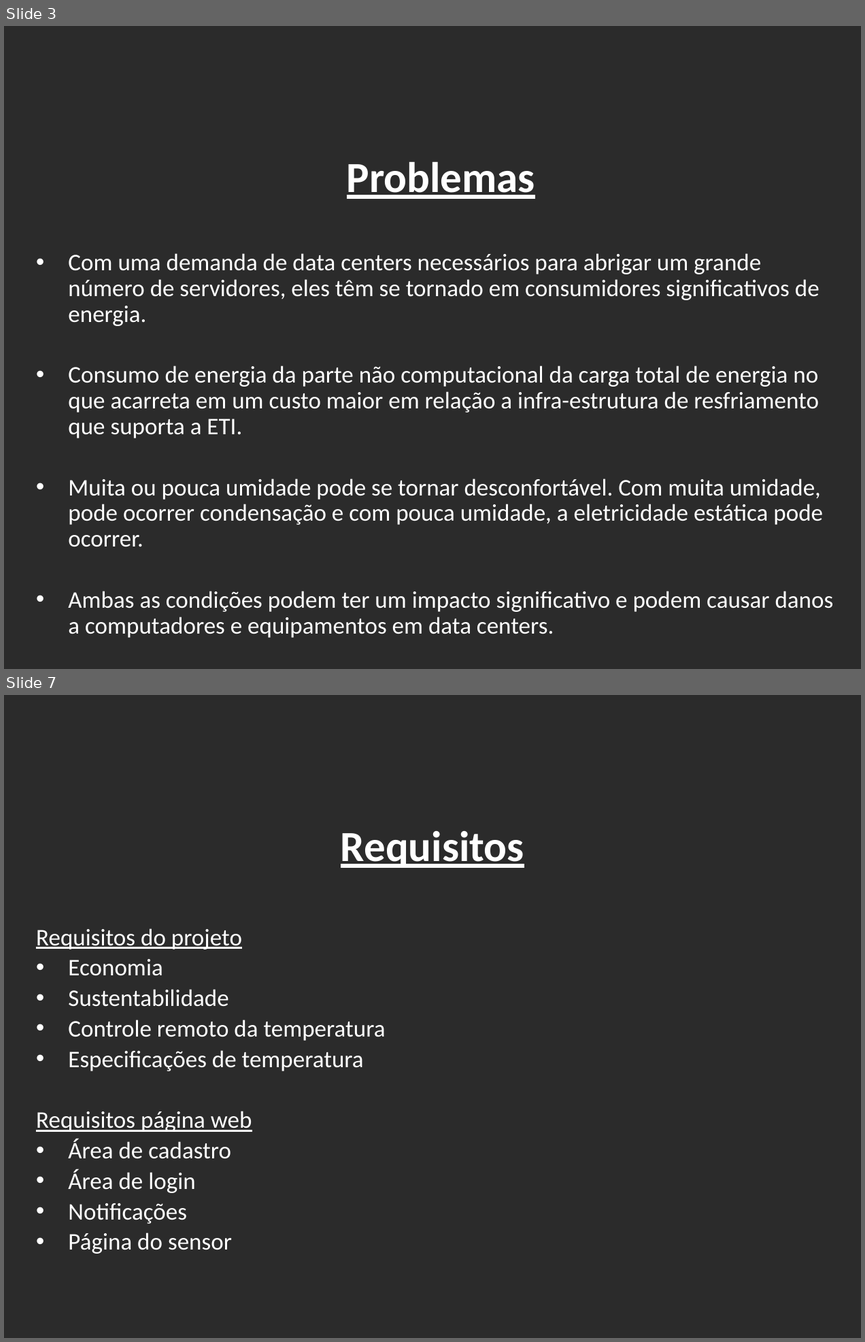
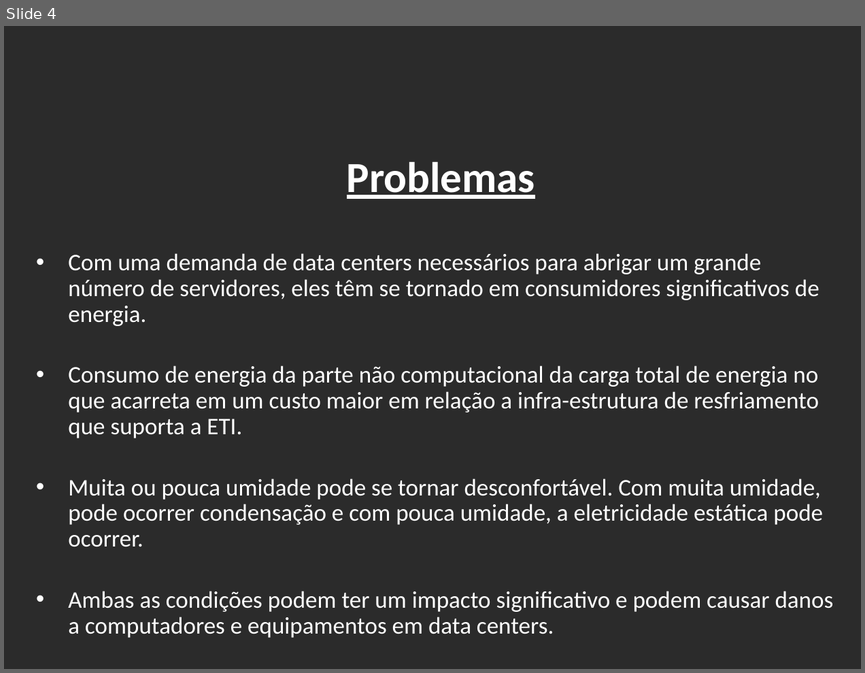
Before and after one commit to viniciushcano/PI-1o-semestre, a slide deck: ppt/DataCenter.pptx. Shown one above the other, each under a label of ours: slides 3 and 7 before the commit, slide 4 after it; the slides between them are not shown. The pictures are 865x1342 and 865x673 pixels, drawn with LibreOffice and Linux fonts; fonts in the diff are those of the drawing; background and template pictures are left out; a plain dark background stands for a picture behind light text. Boxes give left, top, right and bottom in pixels: in the first picture for what was removed or moved away, otherwise in the second. Text is boxed around its words. In the diff, an @@ line names an element or a change of style, - is before the commit and + after.

```diff
--- a/ppt/DataCenter.pptx
+++ b/ppt/DataCenter.pptx
@@ slide 7 removed at (4, 695, 861, 1338), background picture (left out) @@
@@ title removed at (341, 831, 524, 868) @@
-Requisitos
@@ text removed at (36, 928, 385, 1253) @@
-Requisitos do projeto
-• Economia
-• Sustentabilidade
-• Controle remoto da temperatura
-• Especificações de temperatura
-Requisitos página web
-• Área de cadastro
-• Área de login
-• Notificações
-• Página do sensor
@@ what was slide 3 is now slide 4 @@
```
Also in this commit, not shown: 4 slides changed.
